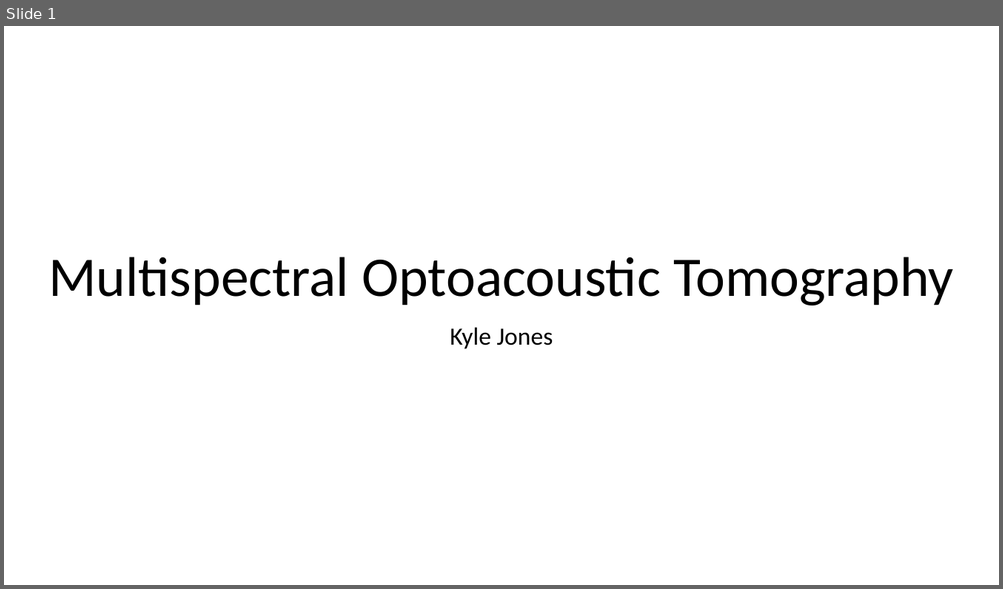
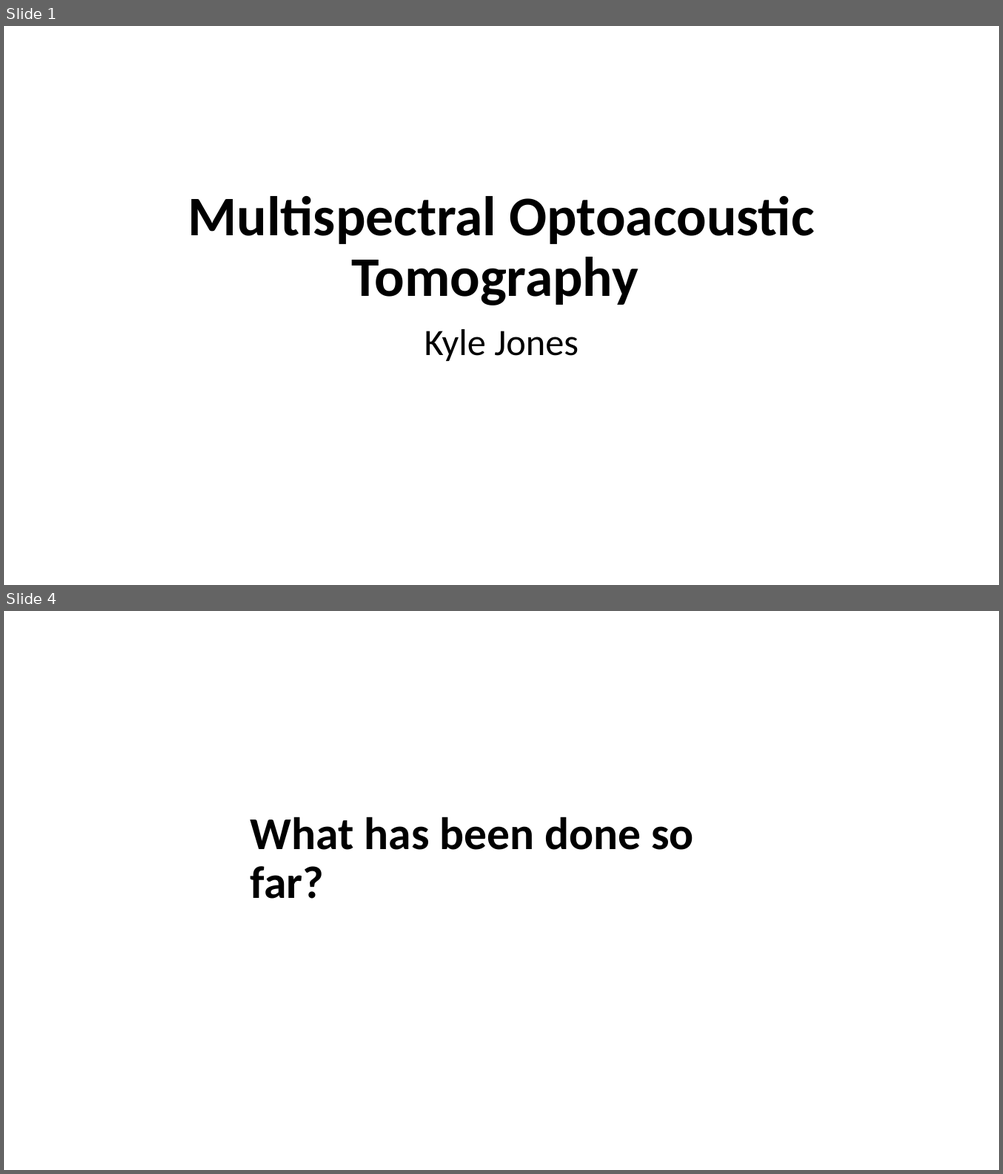
Before and after one commit to kylemjonesislanders/md-anderson, a slide deck: spectral-unmixing/ppt_presentations/midterm_project_report.pptx. Shown one above the other, each under a label of ours: slide 1 before the commit, slides 1 and 4 after it; the slides between them are not shown. The pictures are 1003x589 and 1003x1174 pixels, drawn with LibreOffice and Linux fonts; fonts in the diff are those of the drawing. Boxes give left, top, right and bottom in pixels: in the first picture for what was removed or moved away, otherwise in the second. Text is boxed around its words. In the diff, an @@ line names an element or a change of style, - is before the commit and + after.

```diff
--- a/spectral-unmixing/ppt_presentations/midterm_project_report.pptx
+++ b/spectral-unmixing/ppt_presentations/midterm_project_report.pptx
@@ slide 4 added at (4, 611, 999, 1170), background #FFFFFF @@
@@ title added at (250, 817, 694, 899), 44 pt, text #000000, bold @@
+What has been done so far?
@@ slide 1 changed as well @@
@@ title "Multispectral Optoacoustic Tomography" at (188, 196, 814, 306): bold on @@
@@ subtitle "Kyle Jones" at (424, 329, 578, 361): size 24 to 36 pt @@
```
Also in this commit, not shown: 1 other slide changed, 3 other slides added.
